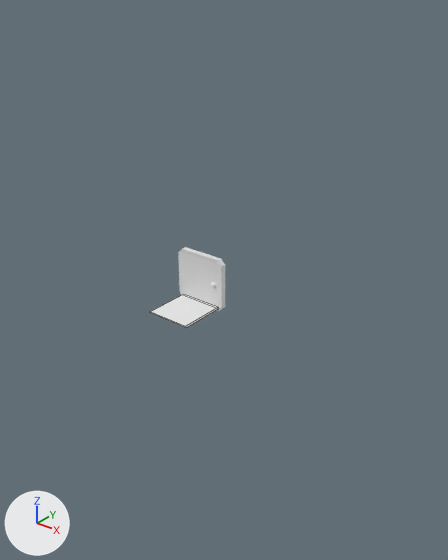
Renders of the FBX model Assets/Models/warren.fbx from each side of a commit.
Before and after are seen from a 50 mm lens placed at (1.64, -1.9, 1.21), pointed at (0.12, 0.02, 0.03). Every picture has the same lights, and +X, +Y and +Z are marked at lower left. Mesh edges are drawn as thin lines on the coarser meshes. Where no turn or scale is listed for an object, it has been applied to the vertices.

The first picture shows 'Base', 'Door', 'Frame'.
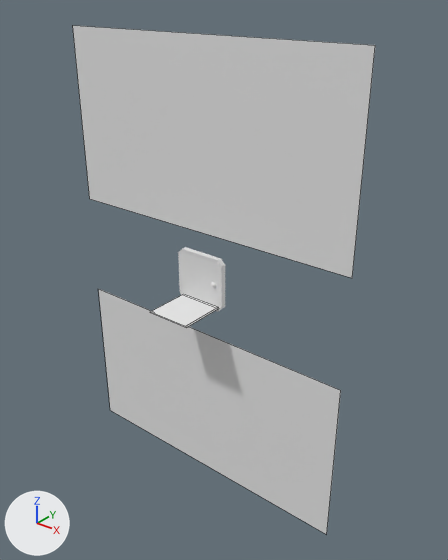
Location of each change, (x1, y1, x2, y2) in pixels of the pictures (448 x 560 px):
'SnakeArea1', added
    after: (73, 26, 375, 278)
'SnakeArea2', added
    after: (98, 289, 341, 534)

What changed in the scene script:
```text
Add me_plane_001:
    me_plane_001.from_pydata([(-0.728, 0.0, -0.4), (0.728, 0.0, -0.4), (-0.728, 0.0, 0.4), (0.728, 0.0, 0.4)], [], [(0, 1, 3, 2)])
Add ob_snakearea2:
    ob_snakearea2 = bpy.data.objects.new('SnakeArea2', me_plane_001)
    ob_snakearea2.location = (0.0, 0.0, -0.675)
Add ob_snakearea1:
    ob_snakearea1 = bpy.data.objects.new('SnakeArea1', me_plane_001.copy())
    ob_snakearea1.location = (0.0, 0.0, 0.625)
```
